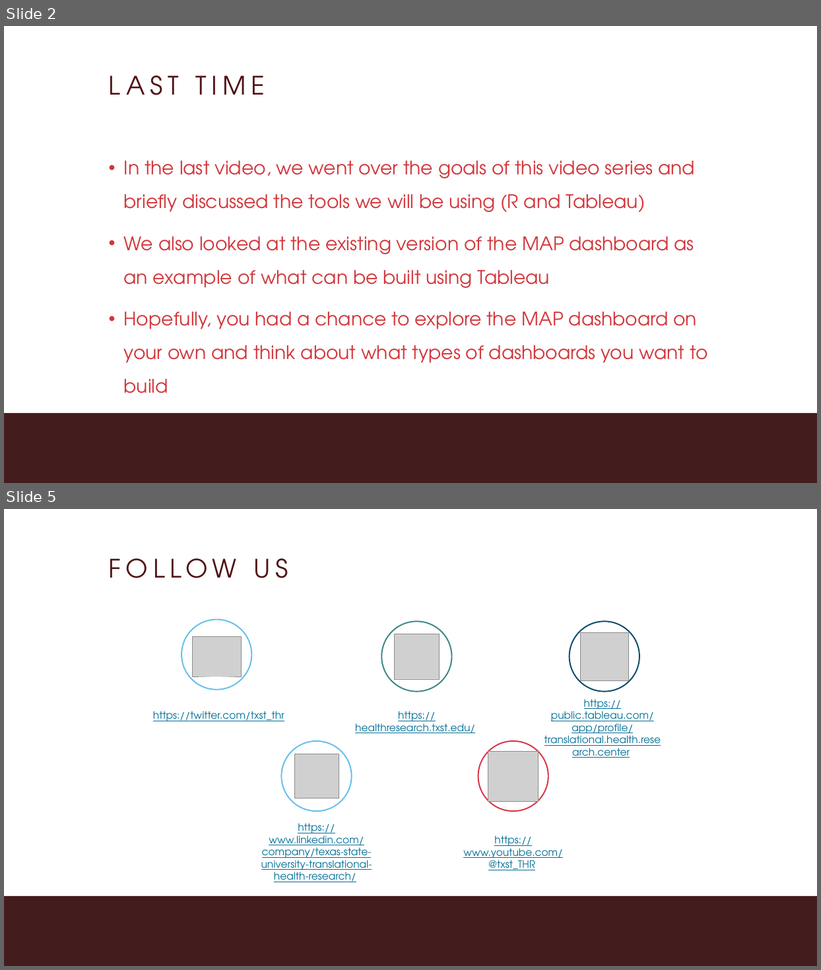
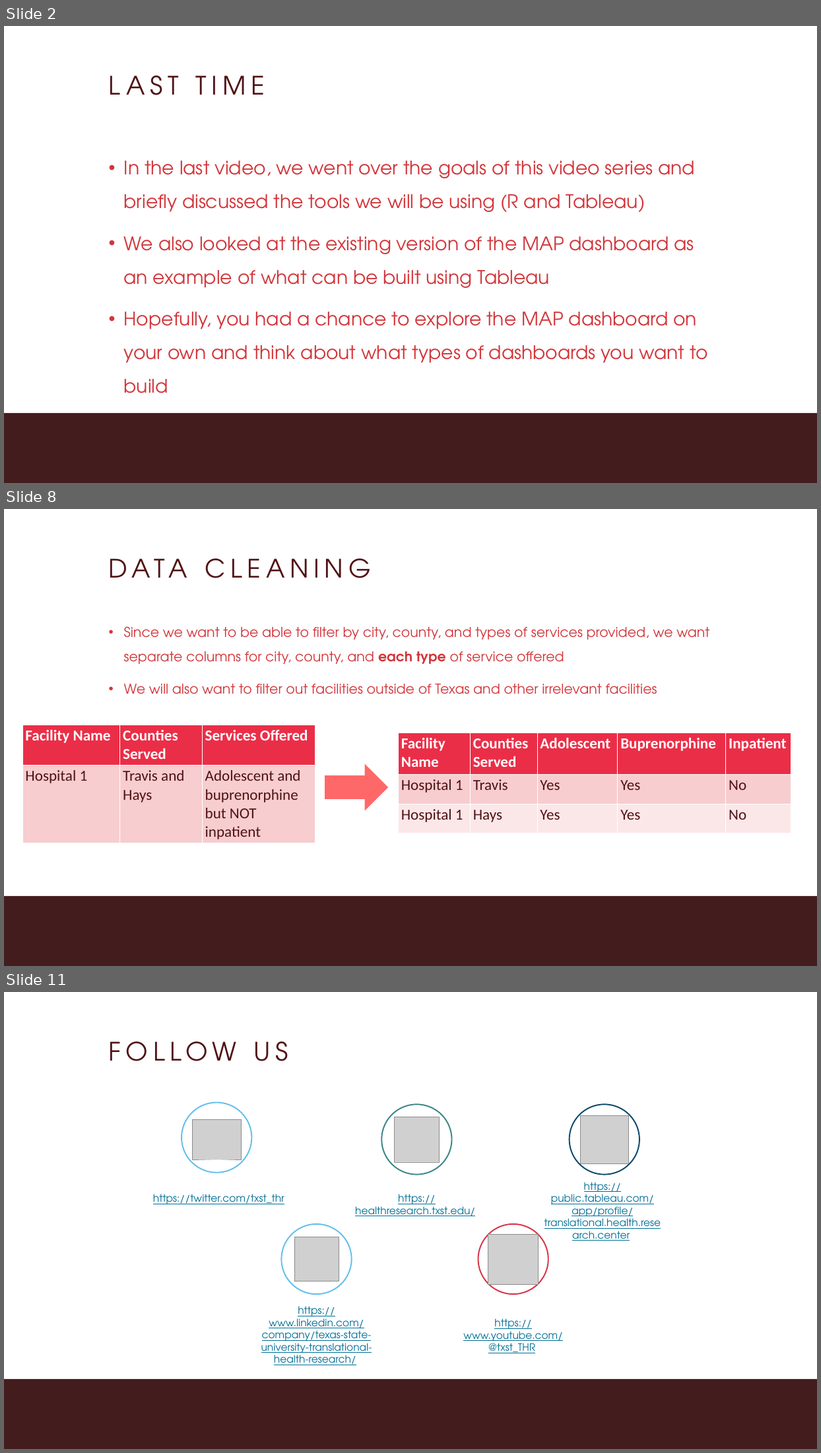
Before and after one commit to MariaElise-T/MH_Dashboard_Tutorial, a slide deck: Formatted Slides/Module0_Video2.pptx. Shown one above the other, each under a label of ours: slides 2 and 5 before the commit, slides 2, 8 and 11 after it; the slides between them are not shown. The pictures are 821x970 and 821x1453 pixels, drawn with LibreOffice and Linux fonts; fonts in the diff are those of the drawing; grey boxes stand for pictures; background and template pictures are left out. Boxes give left, top, right and bottom in pixels: in the first picture for what was removed or moved away, otherwise in the second. Text is boxed around its words. In the diff, an @@ line names an element or a change of style, - is before the commit and + after.

```diff
--- a/Formatted Slides/Module0_Video2.pptx
+++ b/Formatted Slides/Module0_Video2.pptx
@@ slide 8 added at (x1=4, y1=509, x2=817, y2=966), background #FFFFFF; not listed: 1 template element that a slide beside it also shows @@
@@ title added at (x1=109, y1=559, x2=188, y2=578), 60 pt, text #501214 @@
+DATA CLEANING
@@ text added at (x1=124, y1=626, x2=710, y2=694), 32 pt, text #D2353A @@
+• Since we want to be able to filter by city, county, and types of services provided, we want separate columns for city, county, and each type of service offered
+• We will also want to filter out facilities outside of Texas and other irrelevant facilities
@@ table added at (x1=22, y1=725, x2=315, y2=842), 2 rows, 3 columns @@
+Facility Name | Counties Served | Services Offered
+Hospital 1 | Travis and Hays | Adolescent and buprenorphine but NOT inpatient
@@ table added at (x1=398, y1=733, x2=791, y2=833), 3 rows, 5 columns @@
+Facility Name | Counties Served | Adolescent | Buprenorphine | Inpatient
+Hospital 1 | Travis | Yes | Yes | No
+Hospital 1 | Hays | Yes | Yes | No
@@ right arrow added at (x1=325, y1=764, x2=388, y2=811), fill #FE6869 @@
@@ what was slide 5 is now slide 11 @@
```
Also in this commit, not shown: 2 slides changed, 5 other slides added, 13 other files.
